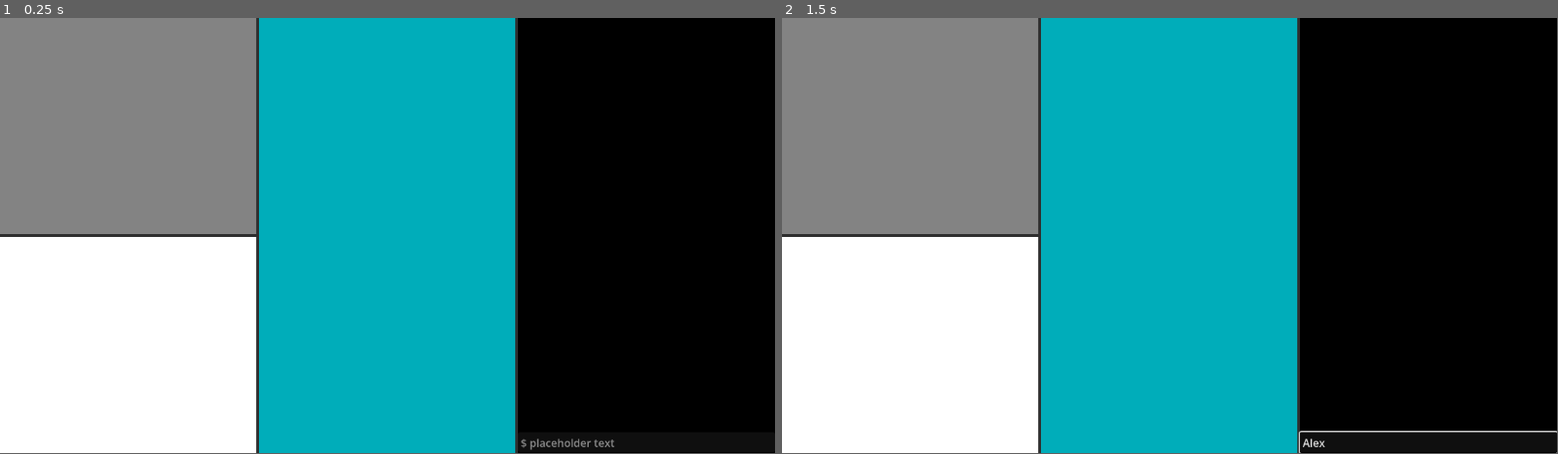
Above: before the commit, frames 1-2 (left to right).
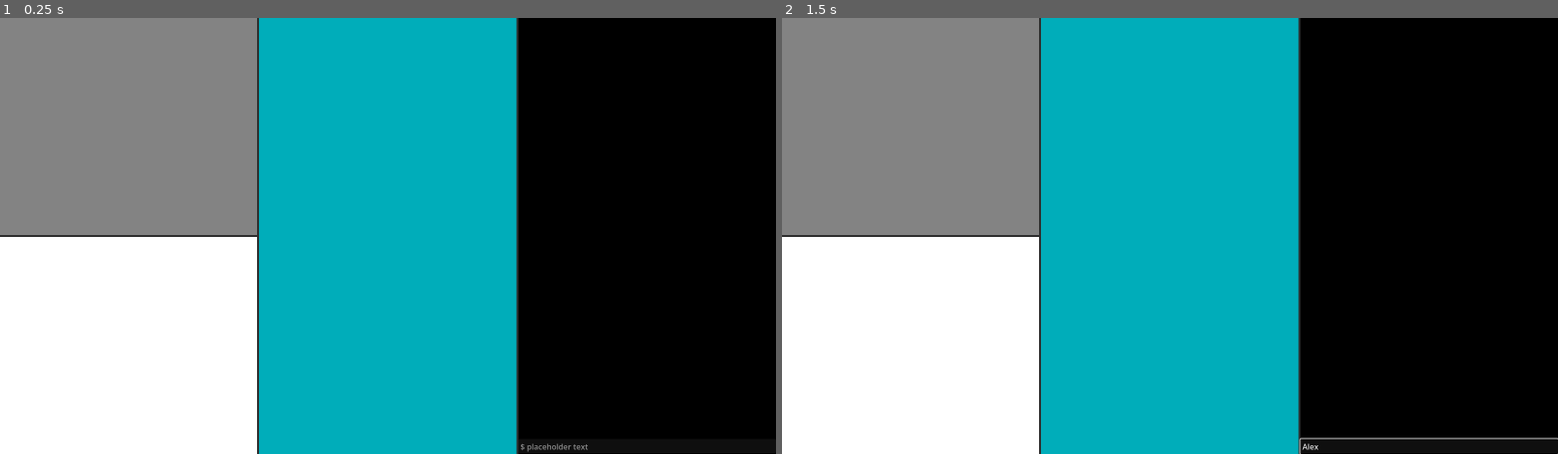
Above: after the commit, the same moments.

Repository: aaronrjackson/ripperdoc
Game: Godot game, scene res://main.tscn
Two runs of this game, one before a commit and one after it. Both use one fixed random seed, a clock stepped at 60 frames per second and the inputs below. Before the commit the project has no main scene; this scene is started directly in both runs.
Inputs (mouse positions are in pixels of both pictures, inside the frame that each line leads up to):
- Up to frame 1 (0.25 s): no input
- Up to frame 2 (1.5 s): click (1426, 440) at 0.52 s; type "Alex" at 0.6 s; tap Enter at 1.25 s
The window is 799x449 before the commit and 800x450 after it. Grey fills any space a smaller window leaves; there, only what the larger window draws over its background counts as a difference.

The runs differ from the first frame. In frame 1, 0.8% of the frame differs, in the area x 0-80%, y 0-100%; in frame 2, 0.9%, in the area x 0-100%, y 0-100%.

Commit message:
updates to project settings

Diff:
--- a/project.godot
+++ b/project.godot
@@ -11,8 +11,14 @@
 [application]
 
 config/name="ripperdoc"
+run/main_scene="uid://c58txvm7p47cq"
 config/features=PackedStringArray("4.6", "Forward Plus")
 config/icon="res://icon.svg"
+
+[display]
+
+window/size/viewport_width=1600
+window/size/viewport_height=900
 
 [physics]
 
